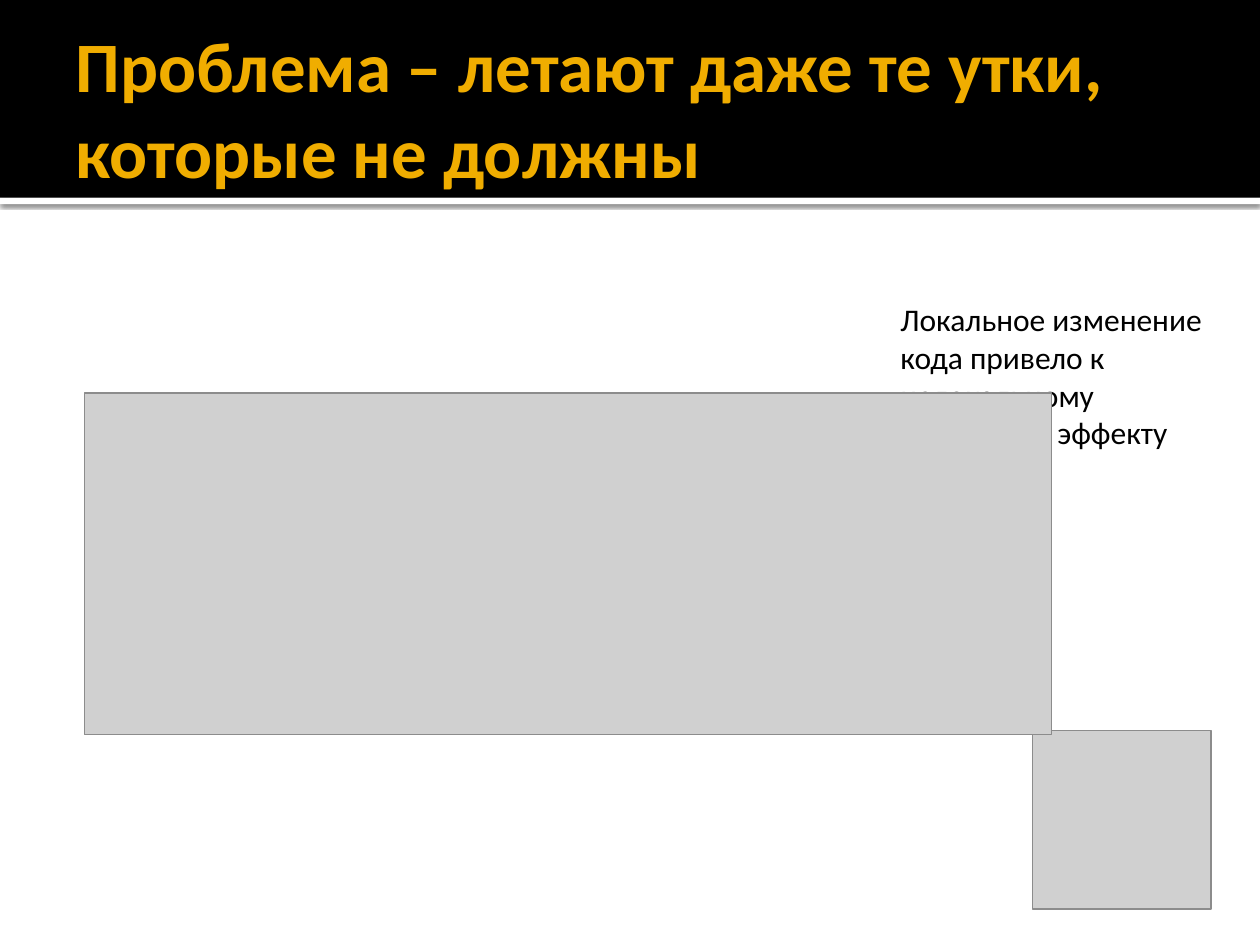
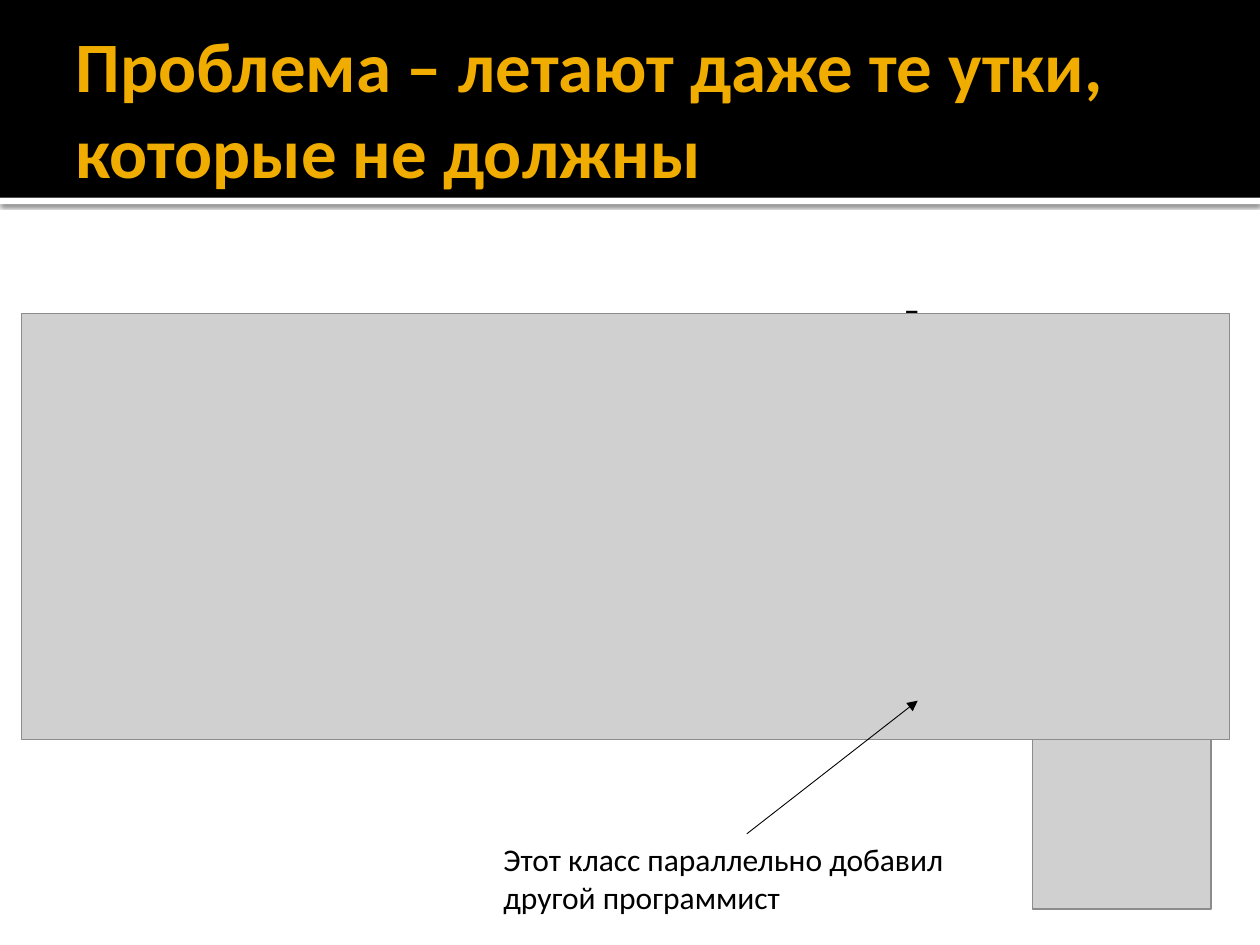
Before and after one commit to alexey-malov/ood, a slide deck: slide 5 of lectures/01.strategy/strategy.pptx (slide 11 before the commit). Drawn at 1260x945 pixels with LibreOffice and Linux fonts; fonts in the diff are those of the drawing; grey boxes stand for pictures. Boxes give left, top, right and bottom in pixels: in the first picture for what was removed or moved away, otherwise in the second. Text is boxed around its words. In the diff, an @@ line names an element or a change of style, - is before the commit and + after.

```diff
--- a/lectures/01.strategy/strategy.pptx
+++ b/lectures/01.strategy/strategy.pptx
@@ picture: place and size @@
-picture at [84,393,1052,735]
+picture at [21,314,1230,741]
@@ arrow added from (747, 834) to (917, 701), #000000 0.5 pt @@
@@ text added at [503,849,943,915], 18 pt, text #000000 @@
+Этот класс параллельно добавил другой программист
```
Also in this commit, not shown: 9 other slides changed, 2 slides added, 7 slides removed, 2 other files.
